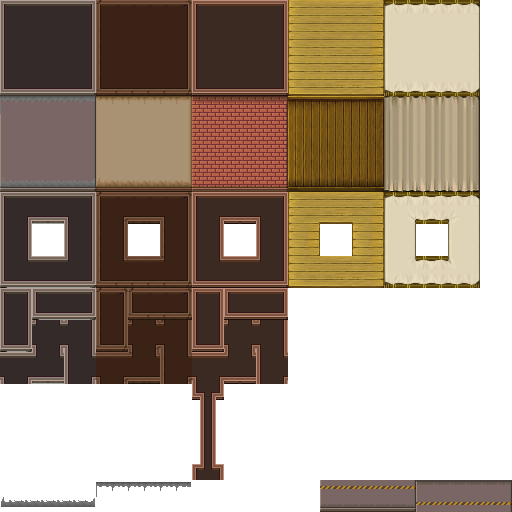
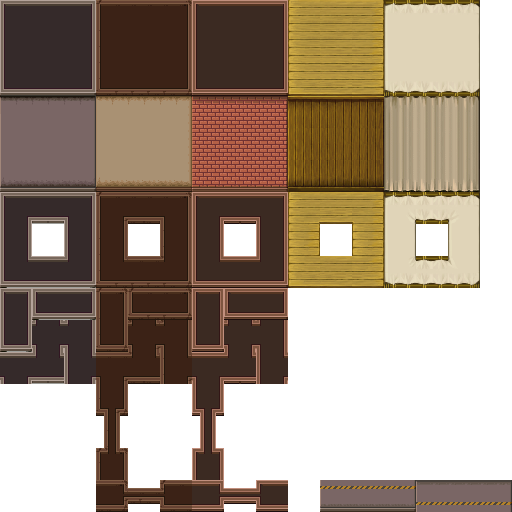
Layers edited between the first and the second 512px x 512px image:
removed layer "dirt2" (was grain merge) over (0, 96, 191, 507)
painted on "Background" over (0, 96, 288, 512)
